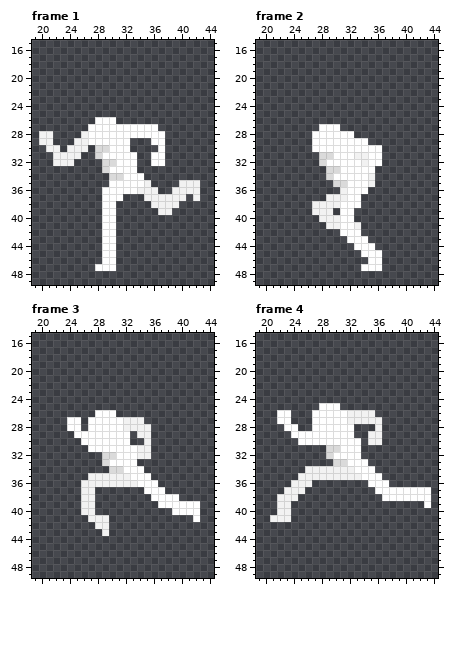
Pixel-art file: Assets/Art/Characters/Player/Run/Player_Run_Left.aseprite. This is how it looked before the edit.
64x64 pixels, 8 frames. Shown: frame 1: x 19..44, y 15..49; frame 2: x 19..44, y 15..49; frame 3: x 19..44, y 15..49; frame 4: x 19..44, y 15..49. The commit also changed other frames, which this record leaves out.
And afterwards:
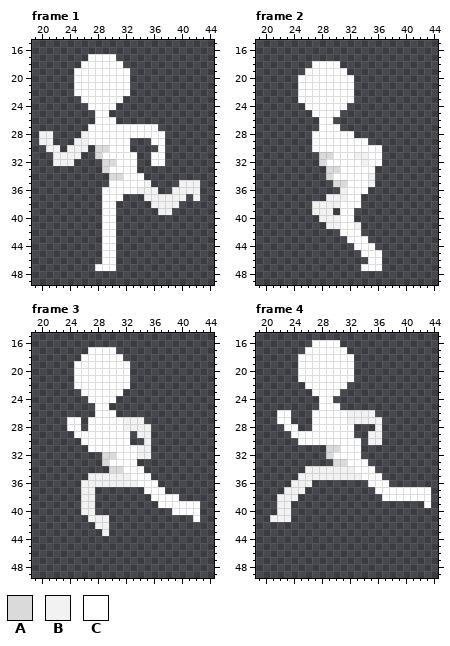
Palette (. is transparent): A #dadada  B #f2f2f2  C #ffffff
Commit: Player Head Run Anim
The edit:
layer "Skin/Head" now shown
Frame 1, layer "Skin/Head":
The edit adds colour C in row 17 at x 27 to 30; in row 18 at x 26 to 31; in rows 19 to 22 at x 25 to 32; in row 23 at x 26 to 31; in row 24 at x 27 to 30; in row 25 at x 28 to 29.
Frame 2, layer "Skin/Head":
The edit adds colour C in row 18 at x 27 to 30; in row 19 at x 26 to 31; in rows 20 to 23 at x 25 to 32; in row 24 at x 26 to 31; in row 25 at x 27 to 30; in row 26 at x 28 to 29.
Frame 3, layer "Skin/Head": the same change as frame 1
Frame 4, layer "Skin/Head":
The edit adds colour C in row 16 at x 27 to 30; in row 17 at x 26 to 31; in rows 18 to 21 at x 25 to 32; in row 22 at x 26 to 31; in row 23 at x 27 to 30; in row 24 at x 28 to 29.
Where, in picture pixels (left, top, right, bottom), the same in both pictures:
added: (74, 54, 130, 117)
added: (298, 61, 354, 124)
added: (74, 347, 130, 410)
added: (298, 340, 354, 403)
